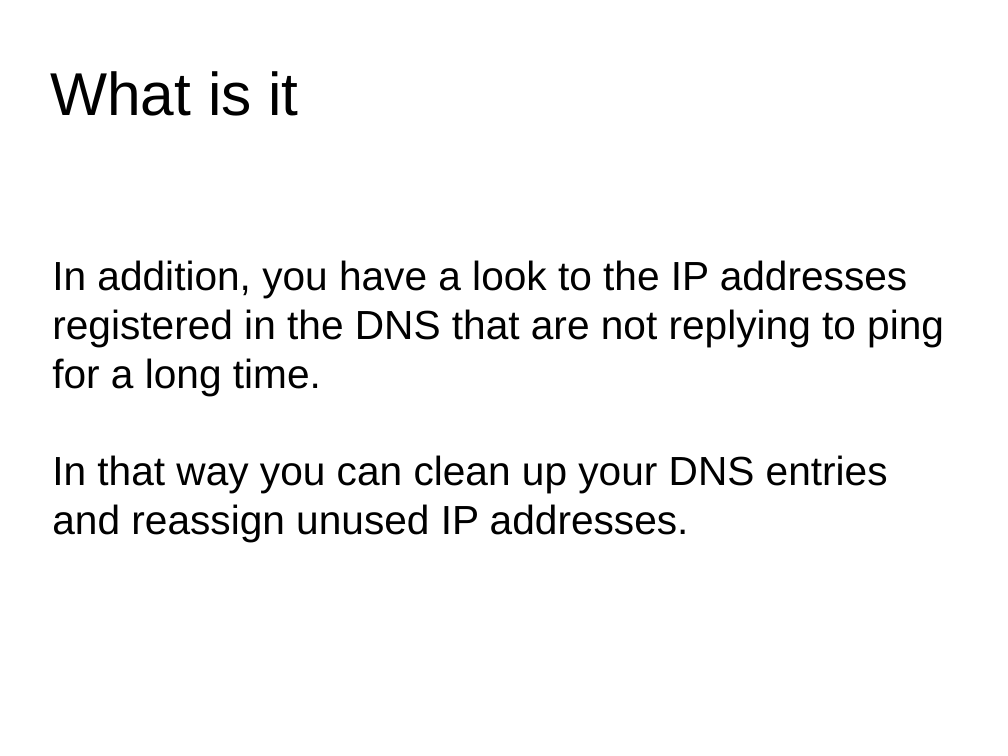
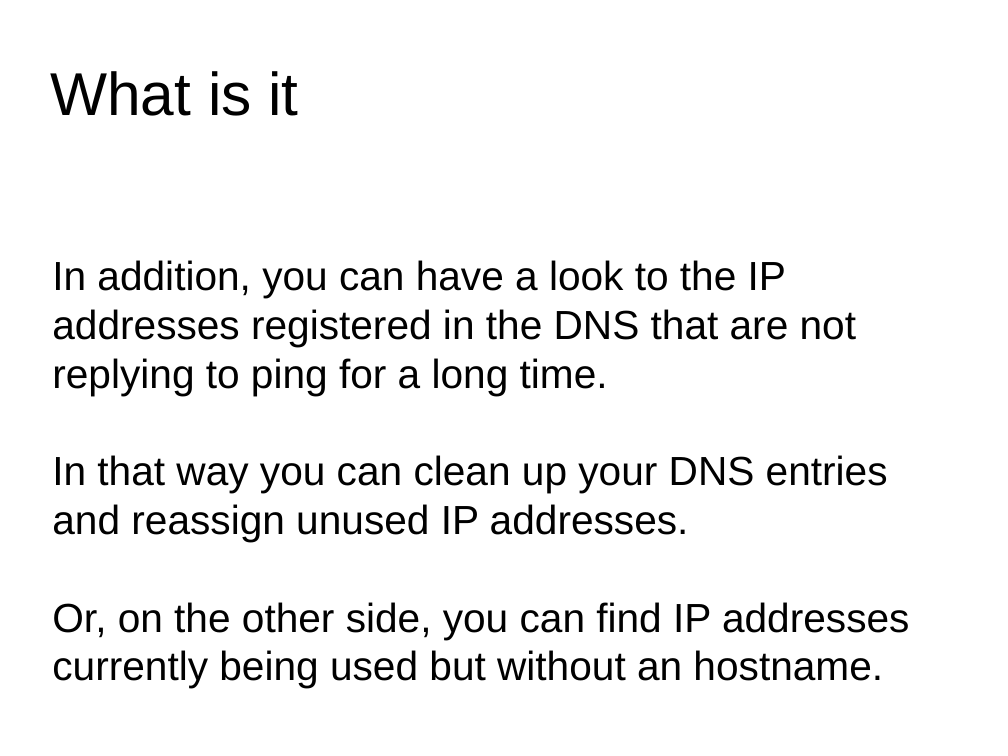
Before and after one commit to alcir/falcao.js, a slide deck: slide 4 of doc/slides.odp. Drawn at 1008x756 pixels with LibreOffice and Linux fonts; fonts in the diff are those of the drawing; background and template pictures are left out. Boxes give left, top, right and bottom in pixels: in the first picture for what was removed or moved away, otherwise in the second. Text is boxed around its words. In the diff, an @@ line names an element or a change of style, - is before the commit and + after.

```diff
--- a/doc/slides.odp
+++ b/doc/slides.odp
@@ text at [52,260,856,395]: text changed @@
-In addition, you have a look to the IP addresses registered in the DNS that are not replying to ping for a long time.
+In addition, you can have a look to the IP addresses registered in the DNS that are not replying to ping for a long time.
@@ text at [52,602,909,688]: paragraph added @@
+Or, on the other side, you can find IP addresses currently being used but without an hostname.
```
Also in this commit, not shown: 3 other slides changed, 1 other file.
